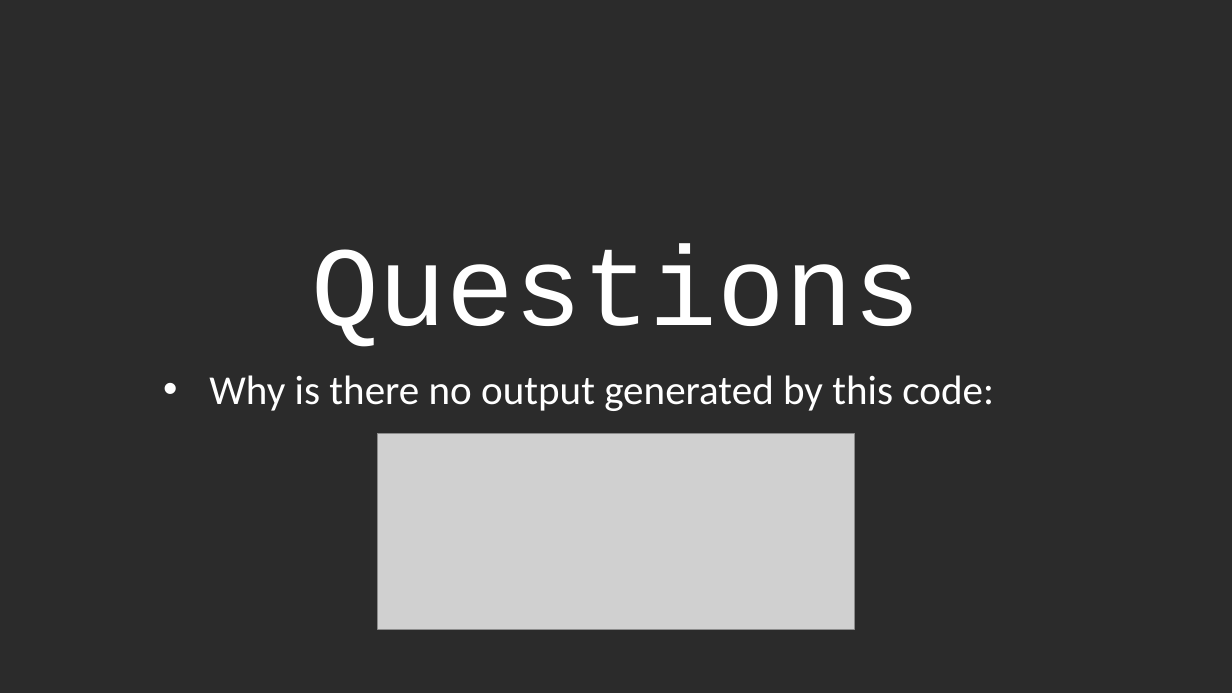
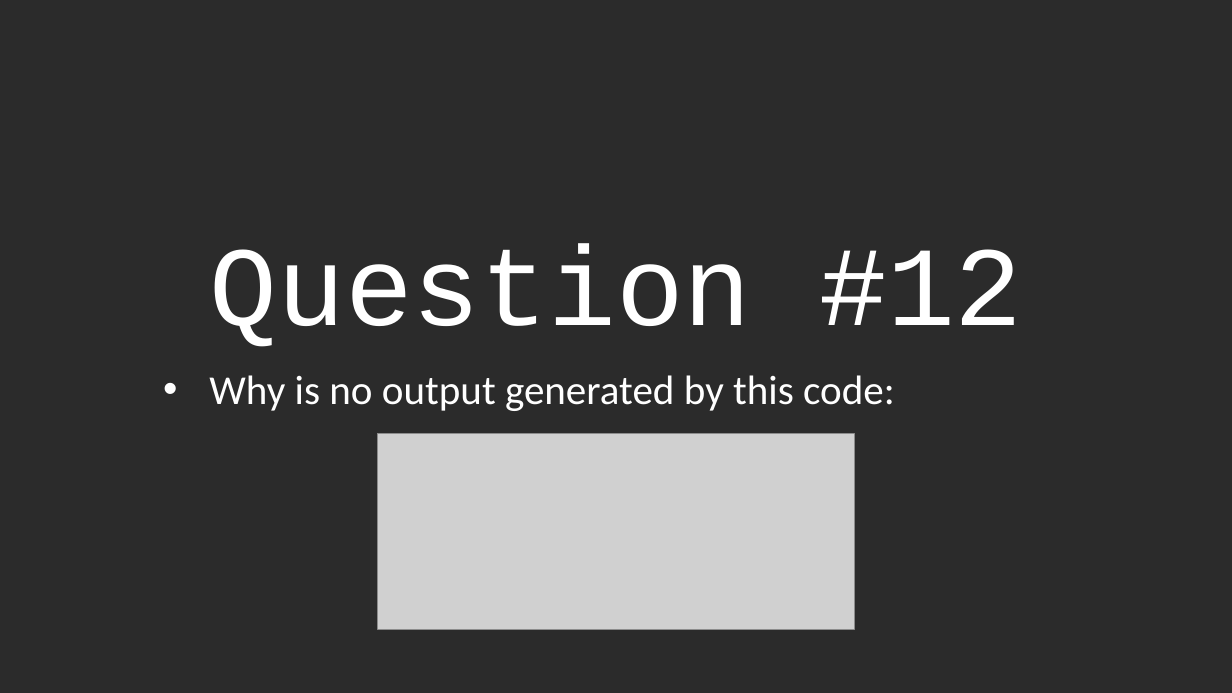
Before and after one commit to jaapbrasser/Events, a slide deck: slide 17 of DuPSuG_PowerShell_Saturday_2016_05_21/PowerQuiz/PowerQuiz.pptx. Drawn at 1232x693 pixels with LibreOffice and Linux fonts; fonts in the diff are those of the drawing; grey boxes stand for pictures; background and template pictures are left out; a plain dark background stands for a picture behind light text. Boxes give left, top, right and bottom in pixels: in the first picture for what was removed or moved away, otherwise in the second. Text is boxed around its words. In the diff, an @@ line names an element or a change of style, - is before the commit and + after.

```diff
--- a/DuPSuG_PowerShell_Saturday_2016_05_21/PowerQuiz/PowerQuiz.pptx
+++ b/DuPSuG_PowerShell_Saturday_2016_05_21/PowerQuiz/PowerQuiz.pptx
@@ title at box(210, 244, 1022, 347): text changed @@
-Questions
+Question #12
@@ subtitle at box(209, 375, 895, 411): text changed @@
-• Why is there no output generated by this code:
+• Why is no output generated by this code:
```
Also in this commit, not shown: 21 other slides changed, 1 other file.
